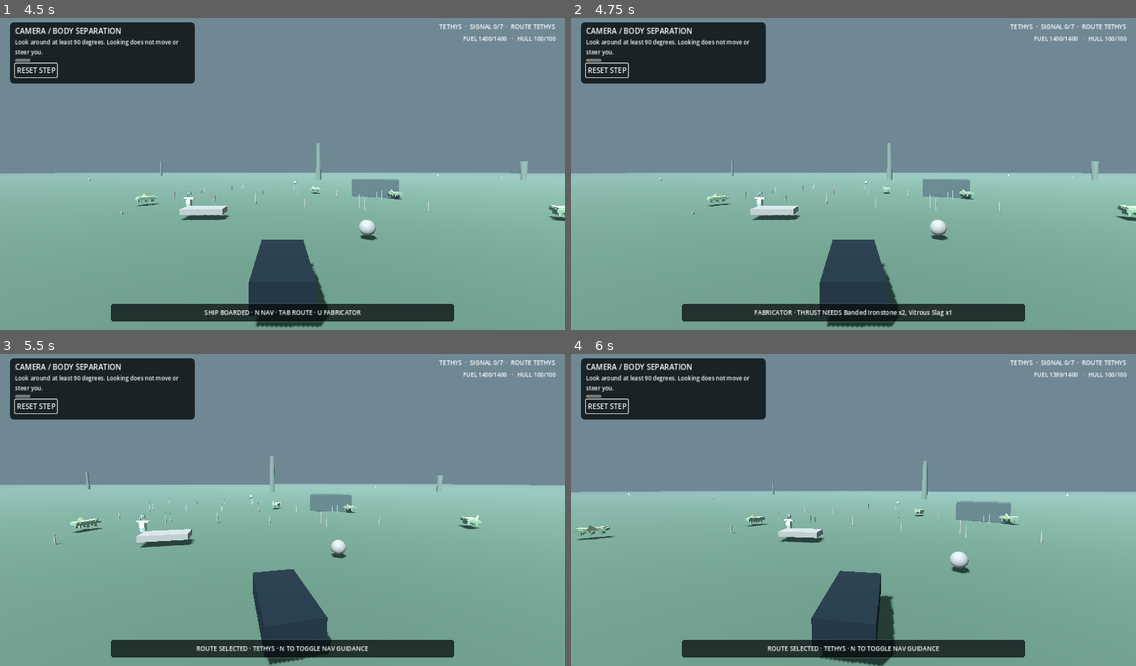
Above: before the commit, frames 1-4 (two rows, left to right).
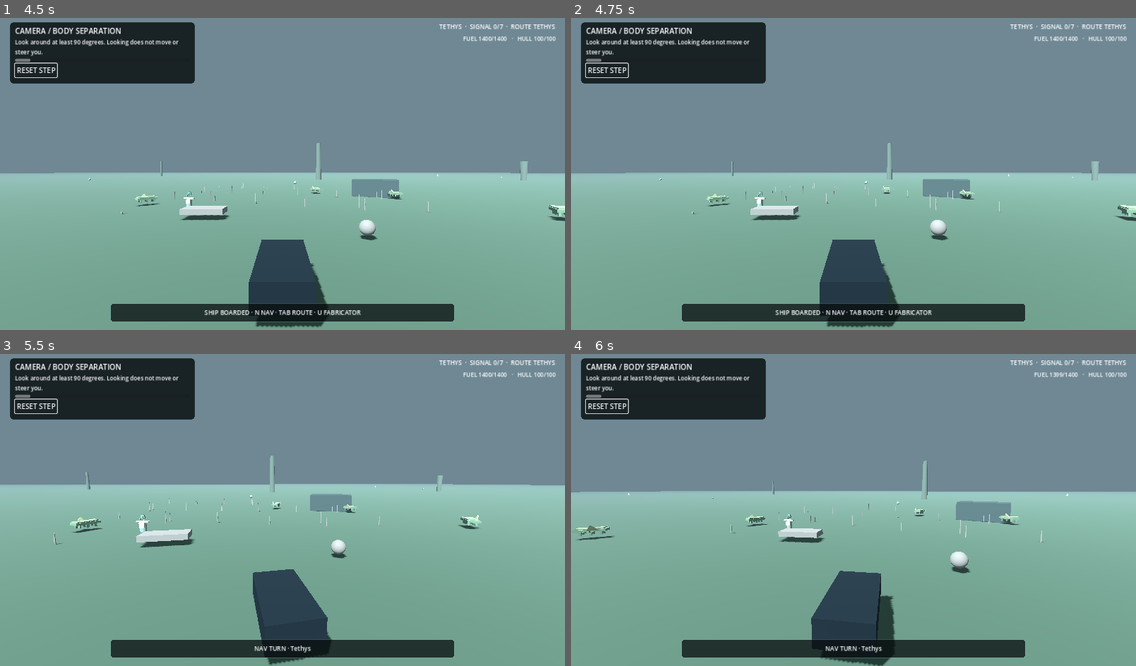
Above: after the commit, the same moments.

Repository: Islandyout/pale-signal
Game: Godot game, scene res://scenes/main.tscn
The game is run twice, just before and just after one commit, with the same random seed, the same clock (stepped at 60 frames per second) and the same inputs.
Inputs (mouse positions are in pixels of both pictures, inside the frame that each line leads up to):
- Up to frame 1 (4.5 s): click "SKIP CUTSCENE" at 0.5 s; click "RESET STEP" at 1.25 s; move the mouse to (406, 155) at 2.02 s; hold D (move_right) 2.03-2.78 s; tap U (fabricator, bound only before the commit) at 2.1, 3.05, 3.6 s; click (406, 155) at 2.17 s; tap Tab (route_next, bound only before the commit) at 2.3, 2.85, 3.8 s; move the mouse to (254, 174) at 2.77 s; hold W (move_forward) from 2.78 s (still down); move the mouse to (293, 164) at 3.52 s; move the mouse to (276, 177) at 4.27 s; tap E (interact) at 4.35 s; click (276, 177) at 4.42 s
- Up to frame 2 (4.75 s): keep holding W (move_forward); tap U (fabricator, bound only before the commit) at 4.55 s
- Up to frame 3 (5.5 s): keep holding W (move_forward); move the mouse to (322, 510) at 5.02 s; tap N (nav_toggle) at 5.1 s; tap Tab (route_next, bound only before the commit) at 5.3 s
- Up to frame 4 (6 s): keep holding W (move_forward); move the mouse to (808, 503) at 5.77 s; tap Tab (route_next, bound only before the commit) at 5.85 s

Frame 1 is identical in both runs. In frame 2, 0.4% of the frame differs, in the area x 32-68%, y 93-96%; in frame 3, 0.4%; in frame 4, 0.4%.

Commit message:
Keep later campaign controls dormant in first hour

Diff:
--- a/reboot/scripts/input_bootstrap.gd
+++ b/reboot/scripts/input_bootstrap.gd
@@ -19,8 +19,9 @@
 	_bind_key("roll_right", KEY_C)
 	_bind_key("brake", KEY_X)
 	_bind_key("nav_toggle", KEY_N)
-	_bind_key("route_next", KEY_TAB)
-	_bind_key("fabricator", KEY_U)
+	# Later-world route cycling and the upgrade fabricator remain dormant until
+	# the Tethys/Kestra vertical slice clears its quality gates. Do not expose
+	# those campaign-breadth actions in the production first hour.
 	_bind_key("tutorial", KEY_F2)
 	_bind_key("tutorial_reset", KEY_F3)
 	_bind_key("cutscene_skip", KEY_F4)
